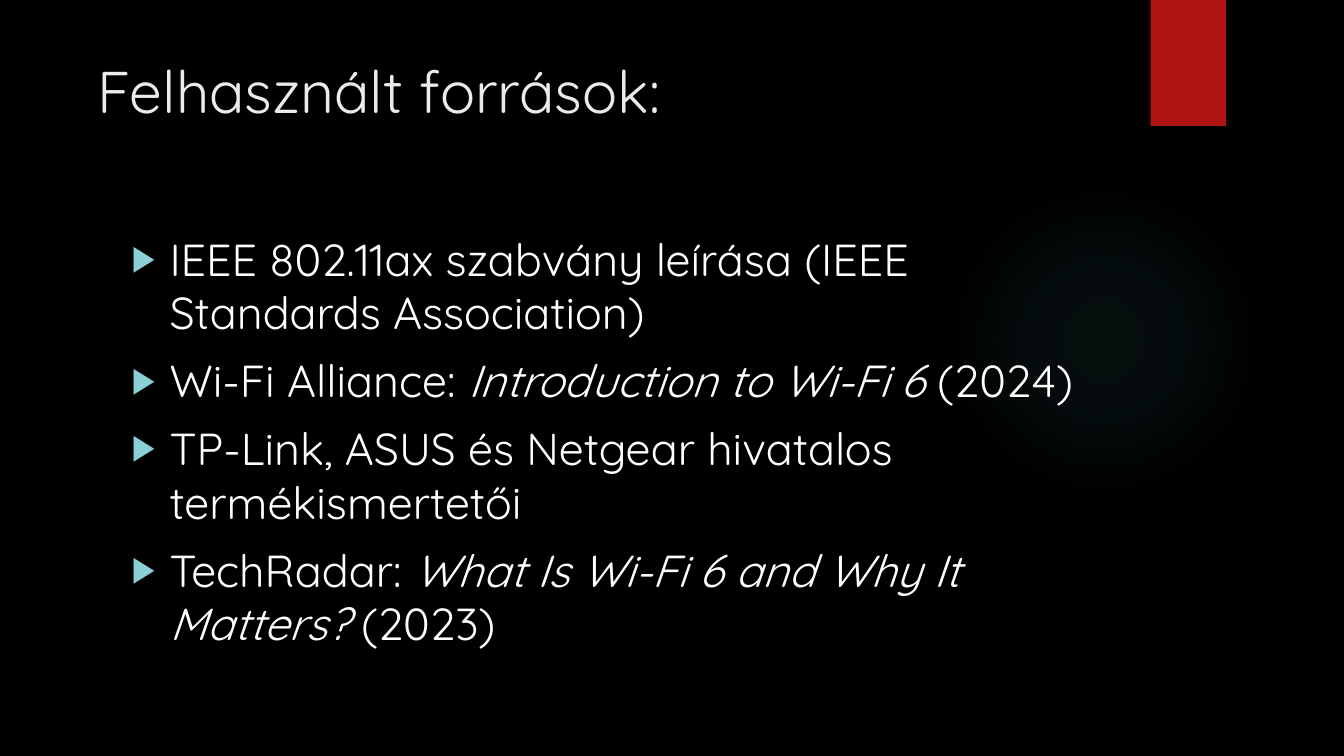
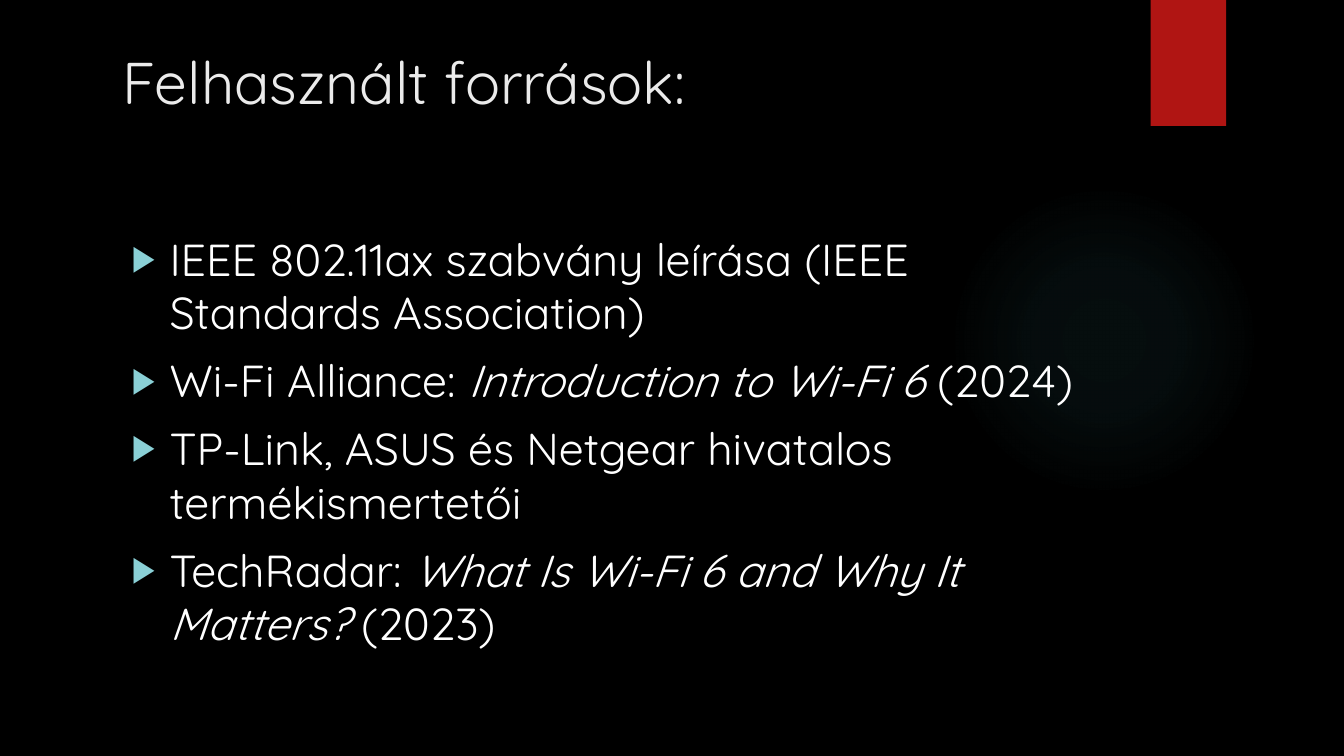
Before and after one commit to kabaibalazs061-tech/Szekely-Bari-Kabai, a slide deck: slide 6 of wifi 6.pptx. Drawn at 1344x756 pixels with LibreOffice and Linux fonts; fonts in the diff are those of the drawing; background and template pictures are left out. Boxes give left, top, right and bottom in pixels: in the first picture for what was removed or moved away, otherwise in the second. Text is boxed around its words. In the diff, an @@ line names an element or a change of style, - is before the commit and + after.

```diff
--- a/wifi 6.pptx
+++ b/wifi 6.pptx
@@ title "Felhasznált források:": place and size @@
-title "Felhasznált források:" at (97, 69, 660, 114)
+title "Felhasznált források:" at (122, 60, 685, 105)
```
Also in this commit, not shown: 1 slide added.
